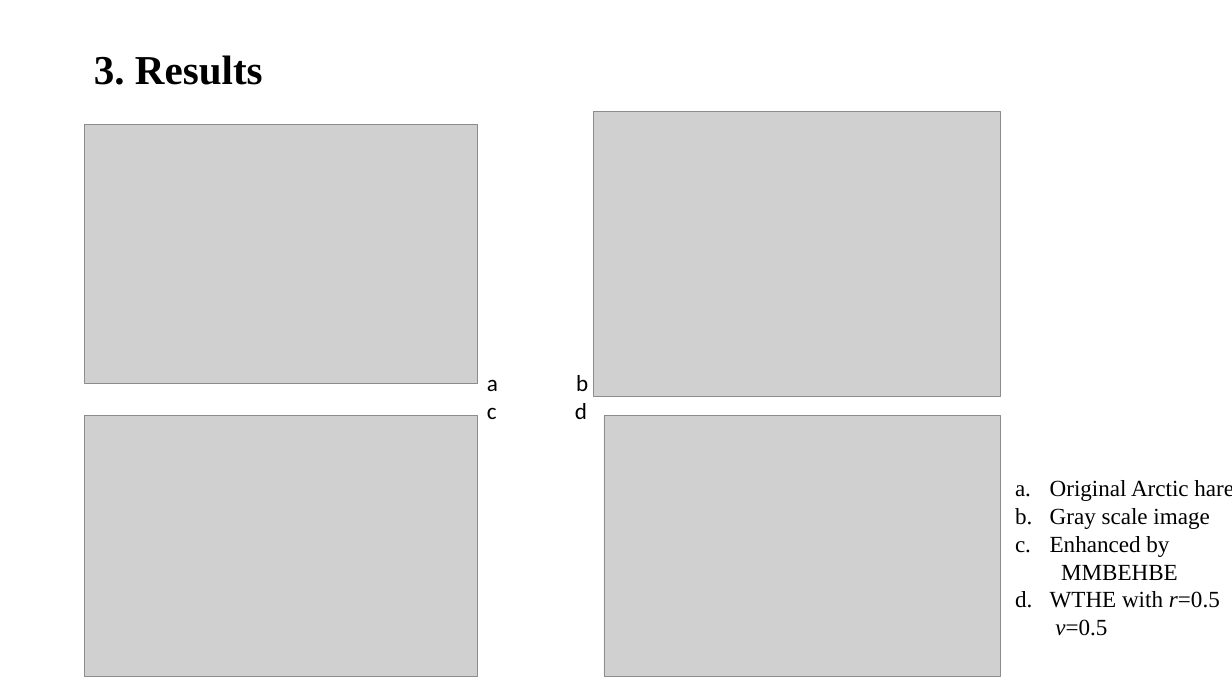
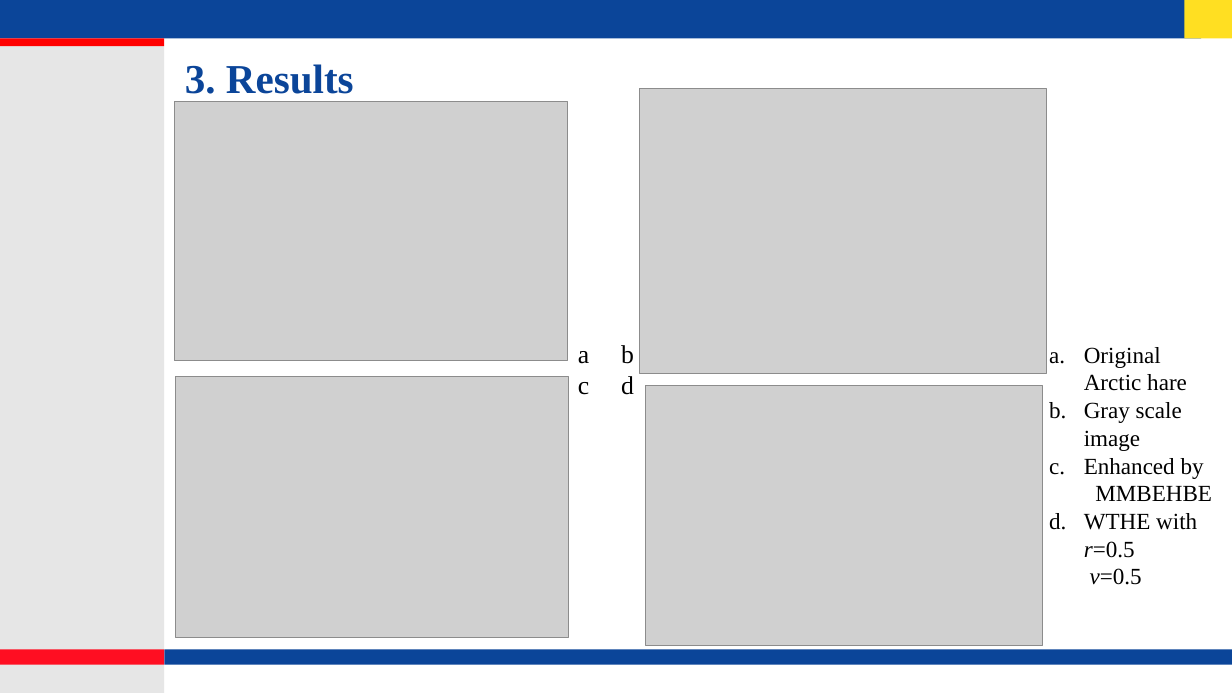
Before and after one commit to lohith921/DIP, a slide deck: slide 11 of Project/Presentation.pptx. Drawn at 1232x693 pixels with LibreOffice and Linux fonts; fonts in the diff are those of the drawing; grey boxes stand for pictures; background and template pictures are left out. Boxes give left, top, right and bottom in pixels: in the first picture for what was removed or moved away, otherwise in the second. Text is boxed around its words. In the diff, an @@ line names an element or a change of style, - is before the commit and + after.

```diff
--- a/Project/Presentation.pptx
+++ b/Project/Presentation.pptx
@@ rectangle added at (0, 0, 1202, 39), fill #0B4599 @@
@@ rectangle added at (1185, 0, 1232, 39), fill #FFDF22 @@
@@ rectangle added at (0, 46, 165, 693), fill #E6E6E6 @@
@@ rectangle added at (0, 39, 165, 46), fill #FF0000 @@
@@ title "3. Results": place and size @@
-title "3. Results" at (94, 55, 263, 85)
+title "3. Results" at (185, 64, 354, 94)
@@ title "3. Results" at (185, 64, 354, 94): text colour #000000 to #0B4599; line spacing 0.9 to 1; vertical alignment middle to top @@
@@ picture: place and size @@
-picture at (593, 112, 1001, 396)
+picture at (640, 89, 1047, 373)
@@ picture: place and size @@
-picture at (85, 124, 479, 384)
+picture at (175, 101, 568, 360)
@@ text "a b": place and size @@
-text "a b" at (487, 375, 588, 419)
+text "a b" at (1049, 352, 1066, 530)
@@ text "a b" at (1049, 352, 1066, 530): size 18 to 20 pt, font Calibri to Times New Roman @@
@@ text "Original Arctic hare" rewrapped from (1050, 480, 1232, 636) to (1084, 347, 1212, 585) @@
@@ picture: place and size @@
-picture at (85, 416, 479, 677)
+picture at (176, 377, 569, 638)
@@ picture: place and size @@
-picture at (604, 416, 1001, 677)
+picture at (646, 385, 1043, 646)
@@ rectangle added at (0, 650, 165, 665), fill #FF0E22 @@
@@ rectangle added at (165, 650, 1232, 665), fill #0B4599 @@
```
Also in this commit, not shown: 10 other slides changed, 3 slides added, 1 slide removed.
